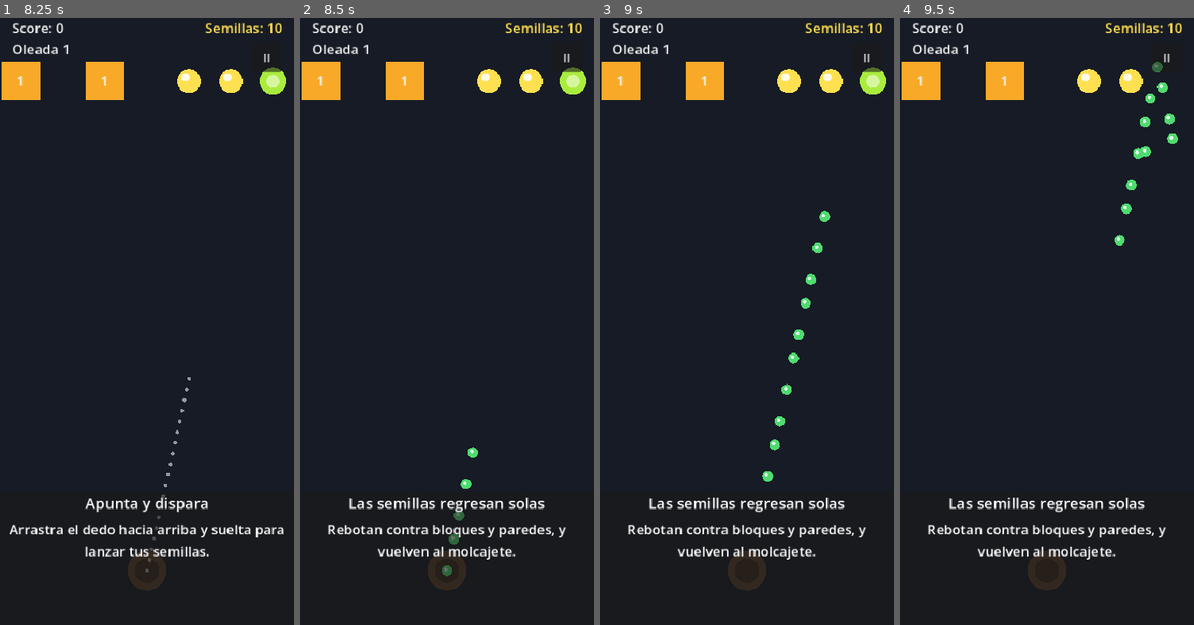
Above: before the commit, frames 1-4 (left to right).
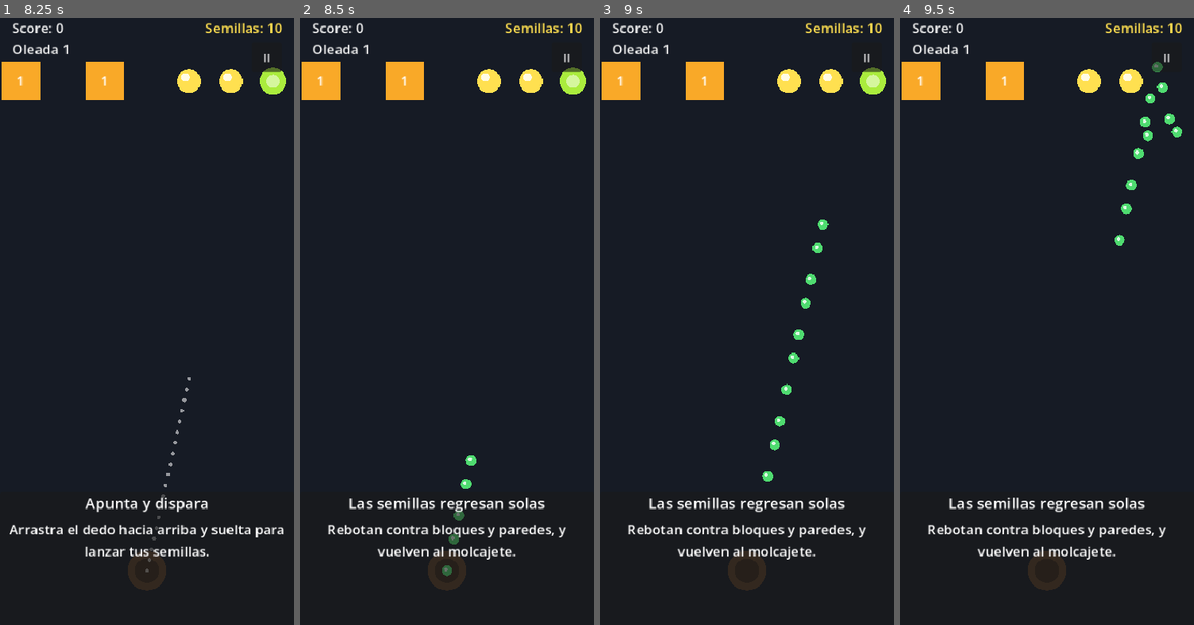
Above: after the commit, the same moments.

Repository: JoseNoIP/gb-TotopoSmash
Game: Godot game, scene res://src/scenes/MainMenu.tscn
Same seed, same stepped clock (60 frames per second), same inputs: the game is played once before the commit and once after it.
Inputs (mouse positions are in pixels of both pictures, inside the frame that each line leads up to):
- Up to frame 1 (8.25 s): click "JUGAR" at 0.5 s; click "EMPEZAR" at 1.25 s; click "II" at 2 s; click "REINICIAR" at 2.75 s; click "EMPEZAR" at 3.5 s; click "II" at 4.25 s; click "REINICIAR" at 5 s; click "II" at 5.75 s; click "REINICIAR" at 6.5 s; click "EMPEZAR" at 7.25 s; tap Enter at 8 s; move the mouse to (211, 272) at 8.02 s; hold Shift from 8.03 s (still down); click (211, 272) at 8.17 s
- Up to frame 2 (8.5 s): keep holding Shift
- Up to frame 3 (9 s): release Shift at 8.75 s; drag from (688, 339) to (788, 78) at 8.77 s
- Up to frame 4 (9.5 s): no input

Frame 1 is identical in both runs. In frame 2, less than 0.1% of the frame differs, in the area x 56-61%, y 70-74%; in frame 3, less than 0.1%; in frame 4, 0.2%, in the area x 81-96%, y 17-23%.

Commit message:
Refactor seed spawning to use call_deferred for safe addition to scene tree; update tests to accommodate deferred behavior

Diff:
--- a/src/features/board/turn_manager.gd
+++ b/src/features/board/turn_manager.gd
@@ -85,9 +85,14 @@
 			_set_phase(Phase.AIMING)
 
 
+## El split del Limón llega desde Area2D.body_entered (callback de física, GDD sección 3)
+## — un add_child() directo ahí dispara _ready() de Seed sincrónicamente, que toca
+## collision_layer/mask mientras el motor todavía está "flushing queries" de ese mismo
+## paso de física (regla CLAUDE.md #17). call_deferred() es seguro también para el disparo
+## normal (Timer / input), así que se usa siempre, sin importar el origen de la llamada.
 func _spawn_seed(origin: Vector2, direction: Vector2, speed: float) -> void:
 	var seed_node: CharacterBody2D = SeedGd.new()
-	add_child(seed_node)
+	call_deferred(&"add_child", seed_node)
 	var floor_y: float = GridMathGd.molcajete_y(Constants.DESIGN_HEIGHT)
 	seed_node.call(&"launch", origin, direction, speed, floor_y)
 	seed_node.connect(&"landed", _on_seed_landed)
--- a/tests/unit/test_turn_manager.gd
+++ b/tests/unit/test_turn_manager.gd
@@ -53,6 +53,10 @@
 	GameManager.start_game()
 	watch_signals(EventBus)
 	EventBus.fire_requested.emit(Vector2.UP, Vector2(100.0, 700.0))
+	# _spawn_seed usa call_deferred(&"add_child", ...) (regla CLAUDE.md #17 — el split del
+	# Limón dispara semillas nuevas desde un callback de física). Sin este frame, la semilla
+	# nunca llega a entrar al árbol y add_child_autofree no la puede limpiar (orphan).
+	await get_tree().process_frame
 	# GDD: la ráfaga sale "una detrás de otra rápidamente, no todas juntas" — solo la
 	# primera semilla sale en el mismo frame que fire_requested; el resto llega por Timer
 	# (SEED_FIRE_INTERVAL), por eso la fase sigue en FIRING y no salta directo a RESOLVING.
@@ -89,6 +93,7 @@
 	add_child_autofree(turn_manager)
 	GameManager.start_game()
 	EventBus.fire_requested.emit(Vector2.UP, Vector2(100.0, 700.0))
+	await get_tree().process_frame  # deja que el add_child deferido de la semilla entre al árbol
 	turn_manager.set(&"_active_seeds", 0)
 	turn_manager.set(&"_seeds_to_fire", 0)
 	turn_manager.call(&"_set_phase", TurnManagerGd.Phase.ADVANCING)
Not shown, added: src/features/board/world_bounds.gd.uid
